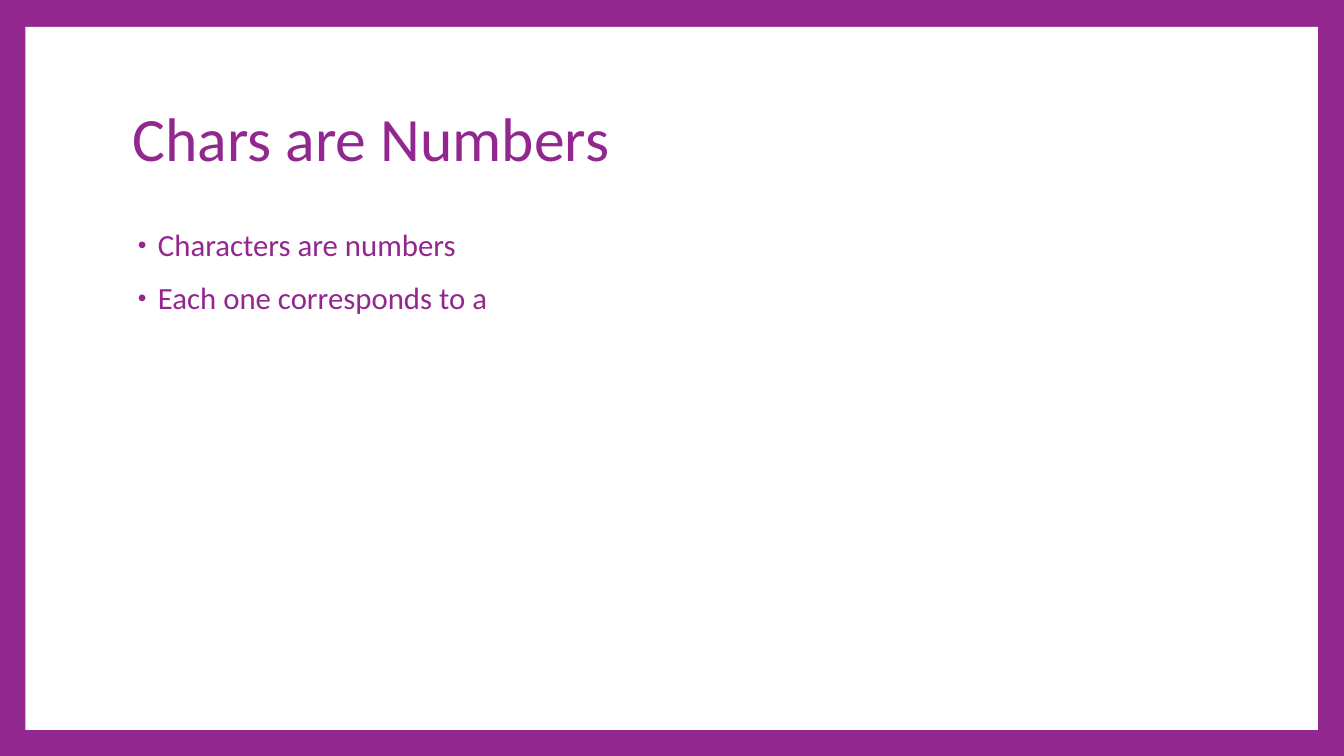
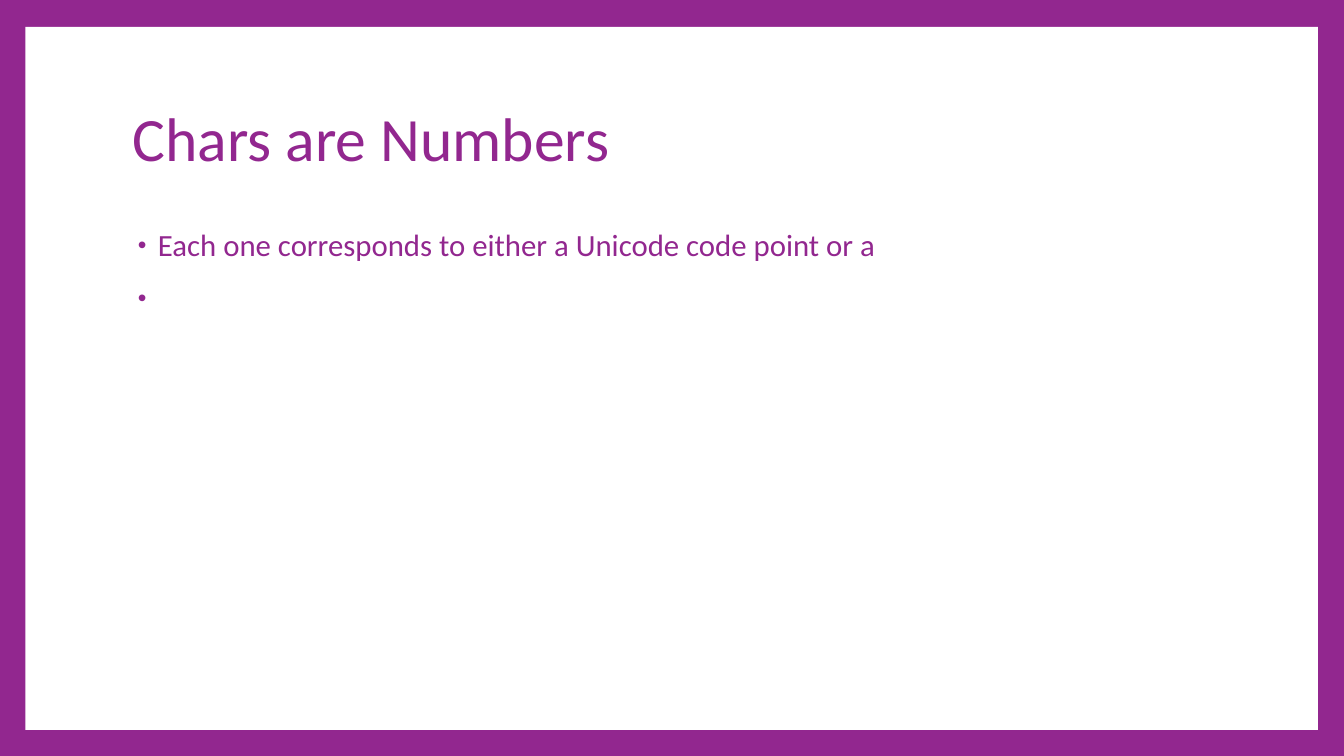
Before and after one commit to cdiggins/cs321, a slide deck: slide 23 of class-notes/cs321-winter-2023-lecture-3-strings.pptx (slide 16 before the commit). Drawn at 1344x756 pixels with LibreOffice and Linux fonts; fonts in the diff are those of the drawing. Boxes give left, top, right and bottom in pixels: in the first picture for what was removed or moved away, otherwise in the second. Text is boxed around its words. In the diff, an @@ line names an element or a change of style, - is before the commit and + after.

```diff
--- a/class-notes/cs321-winter-2023-lecture-3-strings.pptx
+++ b/class-notes/cs321-winter-2023-lecture-3-strings.pptx
@@ text at (x1=158, y1=234, x2=875, y2=261): text changed @@
-• Characters are numbers
-• Each one corresponds to a
+• Each one corresponds to either a Unicode code point or a
```
Also in this commit, not shown: 7 other slides changed, 24 slides added, 1 slide removed, 3 other files.
